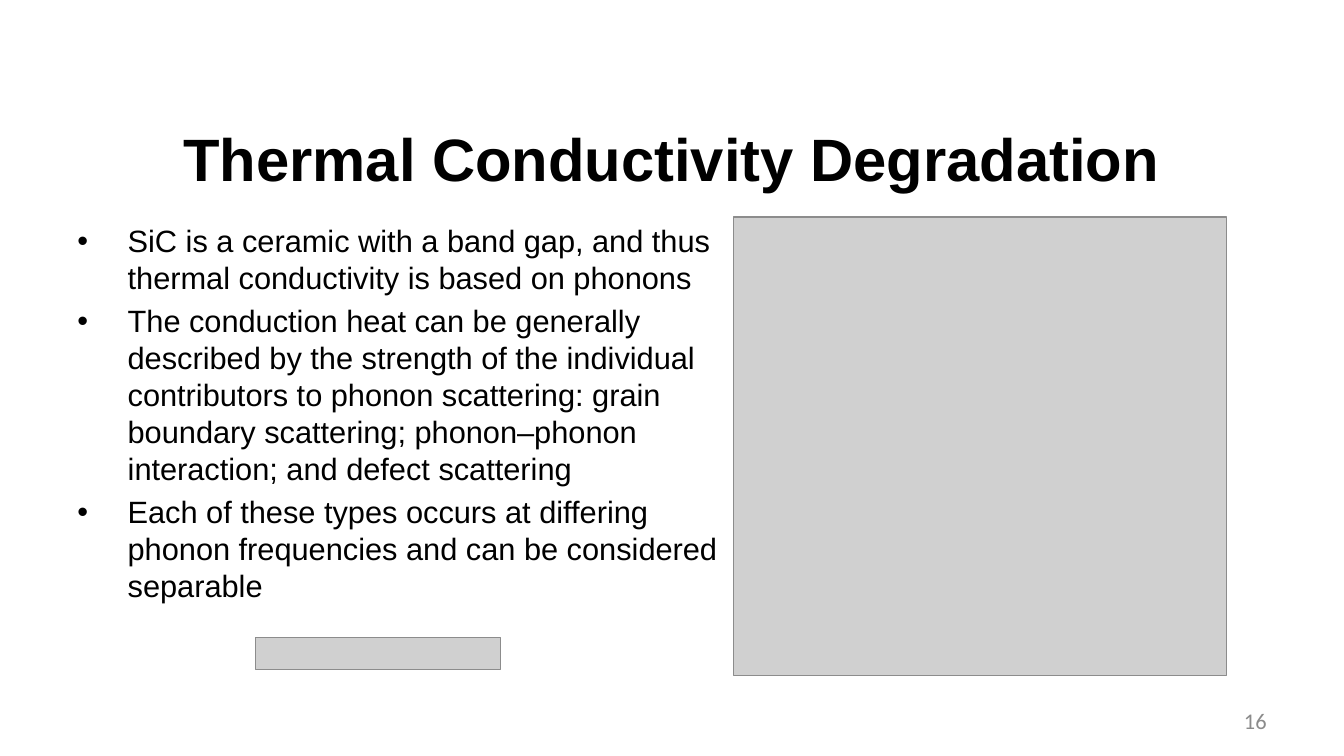
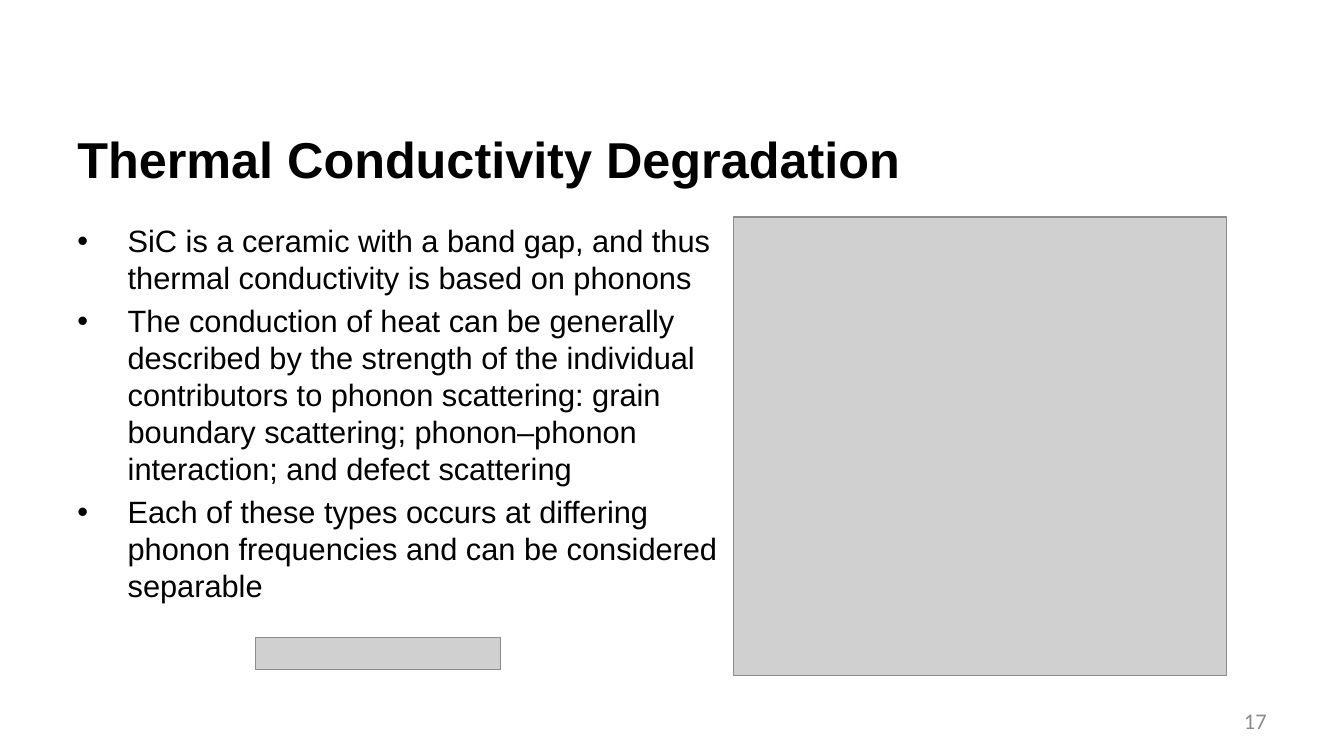
Before and after one commit to benbeeler/TEACHING, a slide deck: slide 17 of Advanced Reactor Materials/Fall2025/Lec4_TRISO.pptx (slide 16 before the commit). Drawn at 1344x756 pixels with LibreOffice and Linux fonts; fonts in the diff are those of the drawing; grey boxes stand for pictures; background and template pictures are left out. Boxes give left, top, right and bottom in pixels: in the first picture for what was removed or moved away, otherwise in the second. Text is boxed around its words. In the diff, an @@ line names an element or a change of style, - is before the commit and + after.

```diff
--- a/Advanced Reactor Materials/Fall2025/Lec4_TRISO.pptx
+++ b/Advanced Reactor Materials/Fall2025/Lec4_TRISO.pptx
@@ title "Thermal Conductivity Degradation" at (x1=77, y1=141, x2=900, y2=188): size 42.7 to 36 pt; alignment centre to left @@
@@ text at (x1=128, y1=309, x2=695, y2=486): text changed @@
-• The conduction heat can be generally described by the strength of the individual contributors to phonon scattering: grain boundary scattering; phonon–phonon interaction; and defect scattering
+• The conduction of heat can be generally described by the strength of the individual contributors to phonon scattering: grain boundary scattering; phonon–phonon interaction; and defect scattering
@@ page number at (x1=1244, y1=714, x2=1267, y2=729): text changed @@
-16
+17
```
Also in this commit, not shown: 17 other slides changed, 1 slide added, 14 slides removed, 5 other files.
